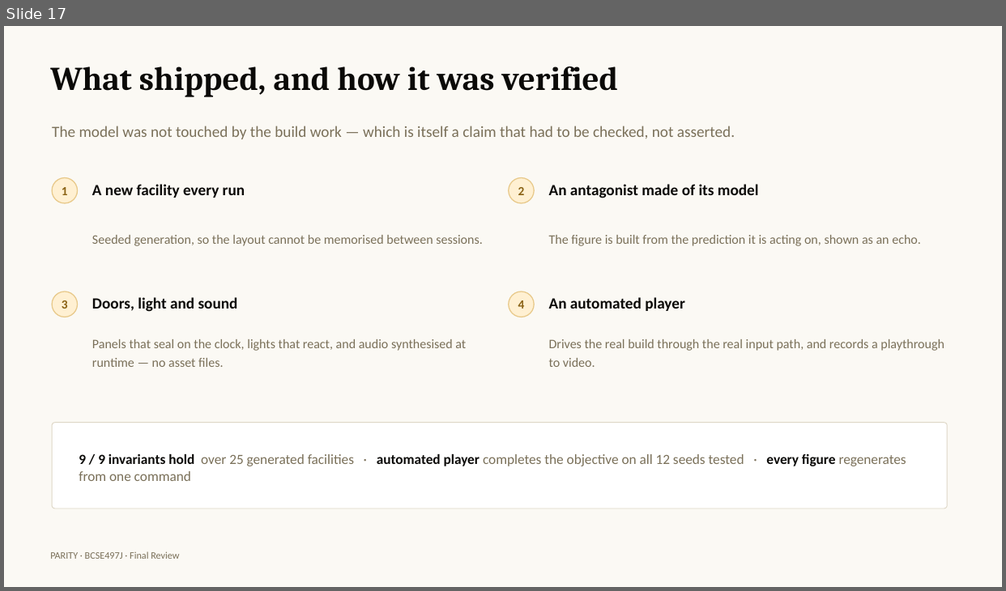
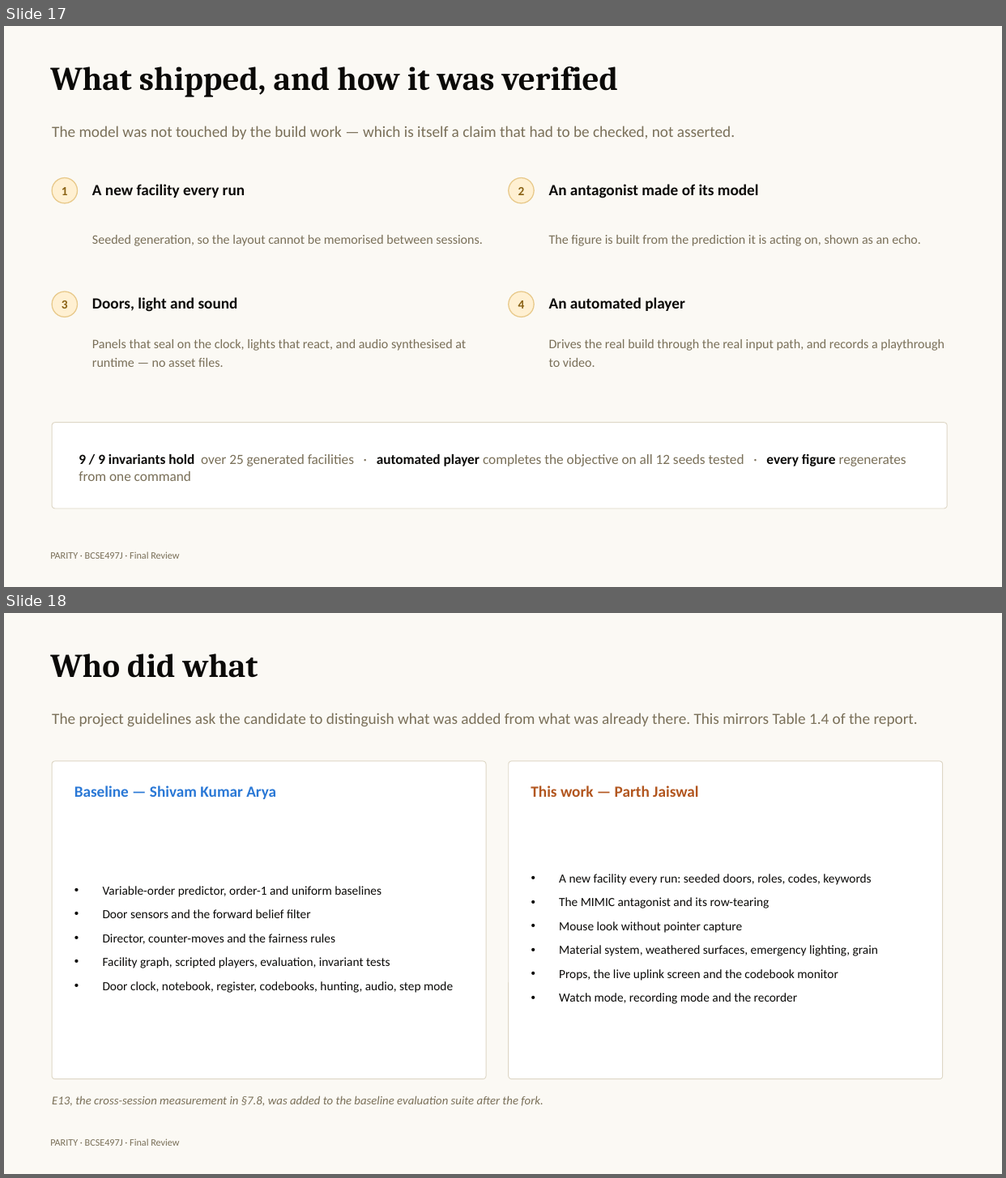
Before and after one commit to Sh1v4mKum4r/parity, a slide deck: docs/PARITY-final-review.pptx. Shown one above the other, each under a label of ours: slide 17 before the commit, slides 17 and 18 after it. The pictures are 1006x591 and 1006x1178 pixels, drawn with LibreOffice and Linux fonts; fonts in the diff are those of the drawing. Boxes give left, top, right and bottom in pixels: in the first picture for what was removed or moved away, otherwise in the second. Text is boxed around its words. In the diff, an @@ line names an element or a change of style, - is before the commit and + after.

Commit message:
Add a contribution slide and the panel's identifying details
Section 1.7 of the report says the project guidelines require the candidate to
distinguish what was added from what was already there, and Table 1.4 does it
component by component. The deck had no such split - both names on the title
slide and nothing to tell a panel who wrote which half. A new slide mirrors
Table 1.4.

The title slide now carries registration numbers, team, guide and panel, taken
from the allocation sheet. A panel marking twenty teams should not have to ask
who is presenting.

```diff
--- a/docs/PARITY-final-review.pptx
+++ b/docs/PARITY-final-review.pptx
@@ slide 18 added at bbox=[4, 613, 1002, 1174], background #FBF9F4; not listed: 1 template element that a slide beside it also shows @@
@@ title added at bbox=[50, 653, 258, 678], 32 pt, text #0B0A08, bold @@
+Who did what
@@ text added at bbox=[52, 713, 918, 727], 15 pt, text #7A7059 @@
+The project guidelines ask the candidate to distinguish what was added from what was already there. This mirrors Table 1.4 of the report.
@@ rounded rectangle added at bbox=[52, 761, 486, 1080], fill #FFFFFF, outline #DED7C6 0.75 pt @@
@@ rounded rectangle added at bbox=[509, 761, 943, 1080], fill #FFFFFF, outline #DED7C6 0.75 pt @@
@@ text added at bbox=[74, 786, 276, 799], 15 pt, text #2A78D6, bold @@
+Baseline — Shivam Kumar Arya
@@ text added at bbox=[530, 786, 698, 797], 15 pt, text #B2561F, bold @@
+This work — Parth Jaiswal
@@ text added at bbox=[559, 874, 878, 1004], 12 pt, text #0B0A08 @@
+• A new facility every run: seeded doors, roles, codes, keywords
+• The MIMIC antagonist and its row-tearing
+• Mouse look without pointer capture
+• Material system, weathered surfaces, emergency lighting, grain
+• Props, the live uplink screen and the codebook monitor
+• Watch mode, recording mode and the recorder
@@ text added at bbox=[103, 886, 453, 993], 12 pt, text #0B0A08 @@
+• Variable-order predictor, order-1 and uniform baselines
+• Door sensors and the forward belief filter
+• Director, counter-moves and the fairness rules
+• Facility graph, scripted players, evaluation, invariant tests
+• Door clock, notebook, register, codebooks, hunting, audio, step mode
@@ text added at bbox=[52, 1096, 543, 1106], 11.5 pt, text #7A7059, italic @@
+E13, the cross-session measurement in §7.8, was added to the baseline evaluation suite after the fork.
```
Also in this commit, not shown: 1 slide changed, 1 other file.
